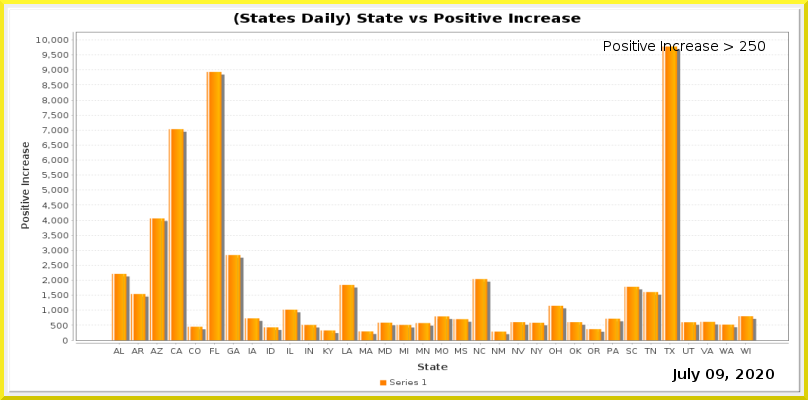
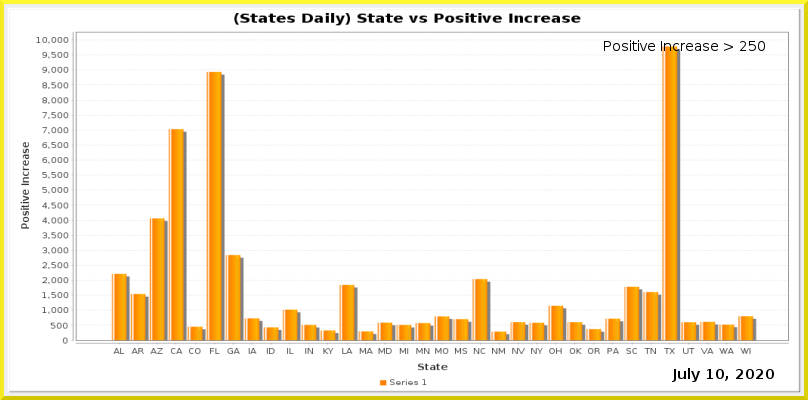
Layers edited between the first and the second (808, 400) image:
painted on "Current Date" over [706, 369, 724, 379]
